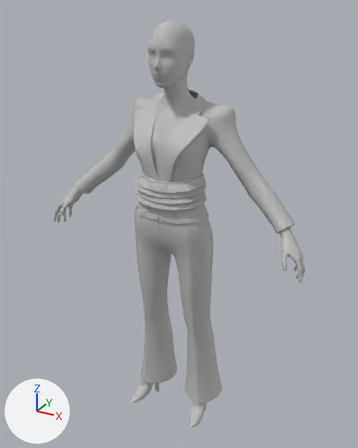
An edit to the FBX model Assets/Models/mr_sun_f_victoria/mr_sun_f_victoria_pose.fbx, drawn before and after from the same camera.
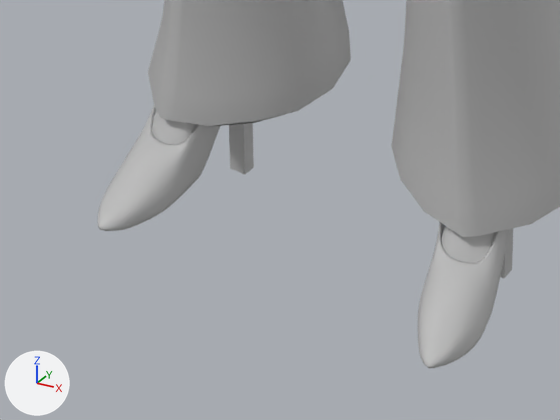
The first picture shows the older version from a 50 mm lens placed at (0.973, -1.729, 1.842), pointed at (-0.004, 0.047, 0.953). The close-ups show both versions on the part from 32% to 60% of the width and 81% to 98% of the height of that picture; other places that the commit changed are outside them. Every picture has the same lights, and +X, +Y and +Z are marked at lower left. Where no turn or scale is listed for an object, it has been applied to the vertices.

Names of what the first close-up shows: 'heel', 'mannequin', 'pants'.
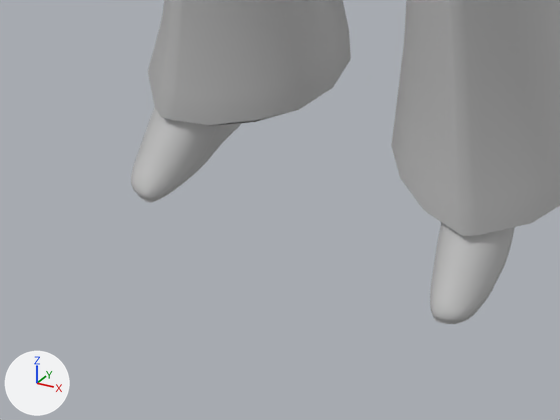
The newer file is also turned or shifted as a whole; pictures and numbers use the older file's frame.

Pixel boxes (x1, y1, x2, y2) of what changed, in the close-ups (560 x 420 px):
'heel', deleted: before (98, 106, 513, 368)
'heel_L', added: after (430, 222, 515, 324)
'heel_R', added: after (131, 108, 242, 202)
'mannequin', unchanged, covered by the edit: before (152, 111, 497, 263)

The change, as a diff of the scene's bpy script:
```diff
--- a/Assets/Models/mr_sun_f_victoria/mr_sun_f_victoria_pose.fbx.py
+++ b/Assets/Models/mr_sun_f_victoria/mr_sun_f_victoria_pose.fbx.py
@@ mat_phong10 @@
+mat_phong10 = principled_material('phong10')
+mat_phong10.base_color = (0.5, 0.5, 0.5)  # grey #bcbcbc
+mat_phong10.roughness = 0.553
@@ me_mesh_005_1 @@
+me_mesh_005_1.from_pydata(...)  # 1387 vertices, 1368 faces; spans x 0.116..0.185, y -0.101..0.083, z 0.001..0.144
+me_mesh_005_1.materials.append(mat_phong10)  # grey #bcbcbc
@@ me_mesh_006 @@
+me_mesh_006.from_pydata(...)  # 1387 vertices, 1368 faces; spans x -0.185..-0.116, y -0.101..0.083, z 0.001..0.144
+me_mesh_006.materials.append(mat_phong10)  # grey #bcbcbc
@@ ob_heel @@
-ob_heel = bpy.data.objects.new('heel', me_mesh_005)
-ob_heel.location = (0.0, 0.0, 0.0)
@@ ob_heel_l @@
+ob_heel_l = bpy.data.objects.new('heel_L', me_mesh_005_1)
+ob_heel_l.location = (0.0, 0.002, 0.01)
@@ ob_heel_r @@
+ob_heel_r = bpy.data.objects.new('heel_R', me_mesh_006)
+ob_heel_r.location = (0.0, 0.002, 0.01)
```
